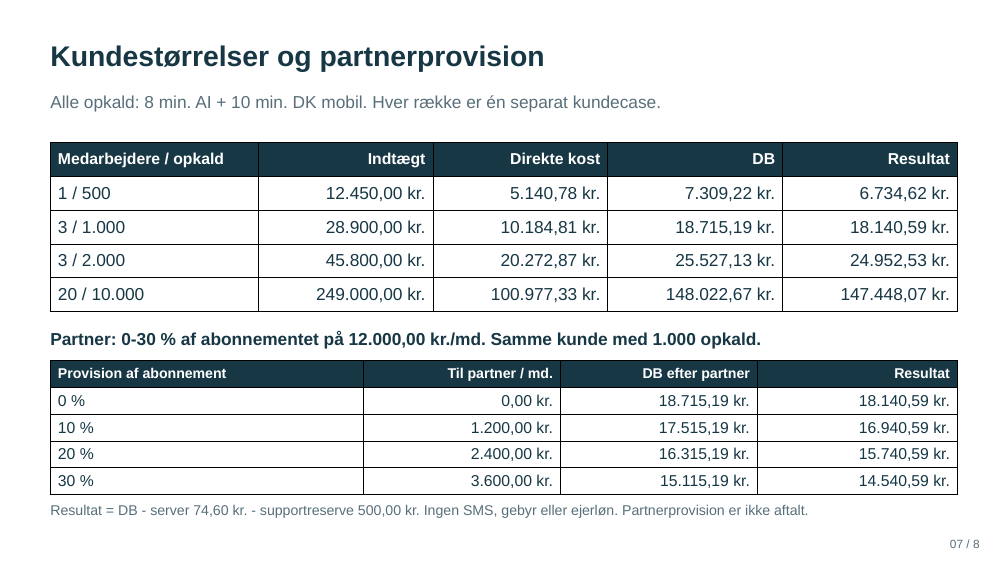
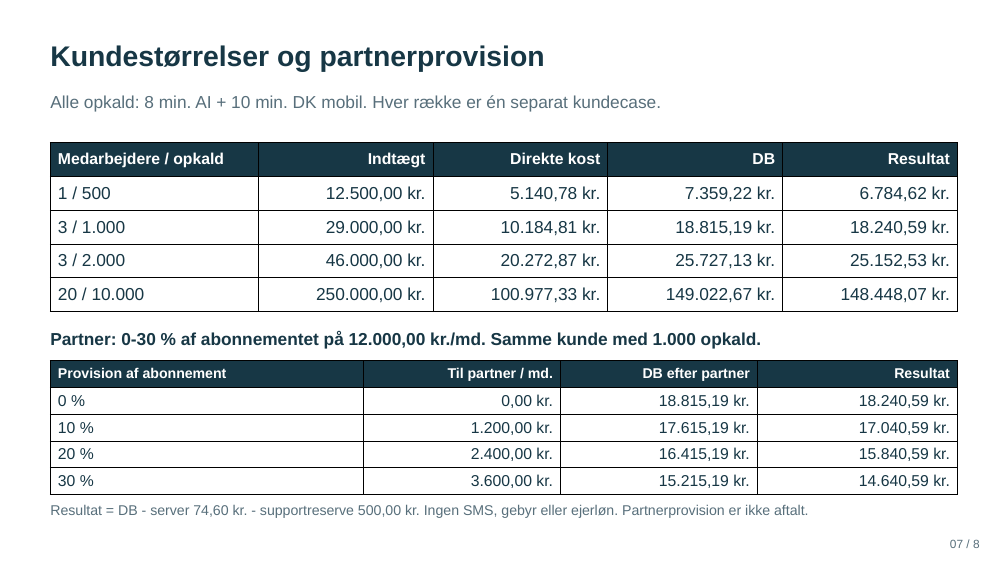
Before and after one commit to BadLegion/intelli-prisark, a slide deck: slide 7 of INTELLI-prispraesentation.pptx. Drawn at 1008x567 pixels with LibreOffice and Linux fonts; fonts in the diff are those of the drawing. Boxes give left, top, right and bottom in pixels: in the first picture for what was removed or moved away, otherwise in the second. Text is boxed around its words. In the diff, an @@ line names an element or a change of style, - is before the commit and + after.

```diff
--- a/INTELLI-prispraesentation.pptx
+++ b/INTELLI-prispraesentation.pptx
@@ table at (x1=51, y1=143, x2=957, y2=312) @@
-row 2: 1 / 500 | 12.450,00 kr. | 5.140,78 kr. | 7.309,22 kr. | 6.734,62 kr.
+row 2: 1 / 500 | 12.500,00 kr. | 5.140,78 kr. | 7.359,22 kr. | 6.784,62 kr.
-row 3: 3 / 1.000 | 28.900,00 kr. | 10.184,81 kr. | 18.715,19 kr. | 18.140,59 kr.
+row 3: 3 / 1.000 | 29.000,00 kr. | 10.184,81 kr. | 18.815,19 kr. | 18.240,59 kr.
-row 4: 3 / 2.000 | 45.800,00 kr. | 20.272,87 kr. | 25.527,13 kr. | 24.952,53 kr.
+row 4: 3 / 2.000 | 46.000,00 kr. | 20.272,87 kr. | 25.727,13 kr. | 25.152,53 kr.
-row 5: 20 / 10.000 | 249.000,00 kr. | 100.977,33 kr. | 148.022,67 kr. | 147.448,07 kr.
+row 5: 20 / 10.000 | 250.000,00 kr. | 100.977,33 kr. | 149.022,67 kr. | 148.448,07 kr.
@@ table at (x1=51, y1=361, x2=958, y2=495) @@
-row 2, column 3: 18.715,19 kr.
+row 2, column 3: 18.815,19 kr.
-row 2, column 4: 18.140,59 kr.
+row 2, column 4: 18.240,59 kr.
-row 3, column 3: 17.515,19 kr.
+row 3, column 3: 17.615,19 kr.
-row 3, column 4: 16.940,59 kr.
+row 3, column 4: 17.040,59 kr.
-row 4, column 3: 16.315,19 kr.
+row 4, column 3: 16.415,19 kr.
-row 4, column 4: 15.740,59 kr.
+row 4, column 4: 15.840,59 kr.
-row 5, column 3: 15.115,19 kr.
+row 5, column 3: 15.215,19 kr.
-row 5, column 4: 14.540,59 kr.
+row 5, column 4: 14.640,59 kr.
```
Also in this commit, not shown: 3 other slides changed, 1 slide added, 1 slide removed, 13 other files.
